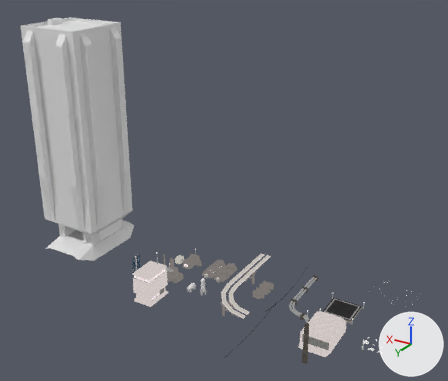
A saved change to the Blender file data_source/models/local_elements.blend.
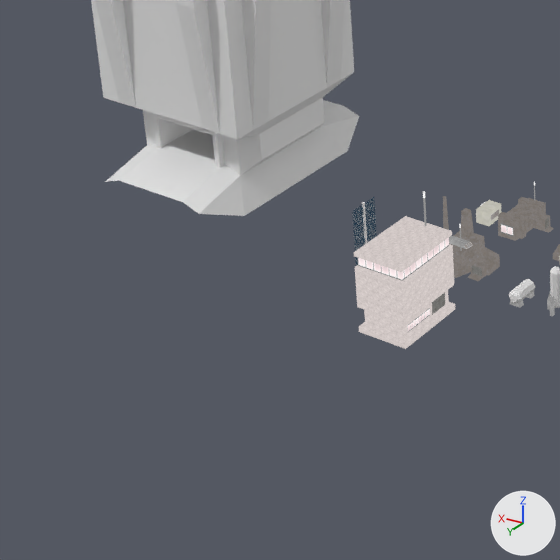
Old and new are each drawn whole from a 50 mm camera at (-82.0, 339.0, 236.0) aimed at (111.0, 17.0, 75.0) and again close up on the part from 2% to 46% of the width and 49% to 100% of the height. Lighting does not change. The marker at lower right points along +X, +Y and +Z. The older version's two pictures come first.

The first close-up shows 'building_0', 'derrick_0', 'habitation_0', 'megabuilding_0', 'solar_tower_0' and 5 more.
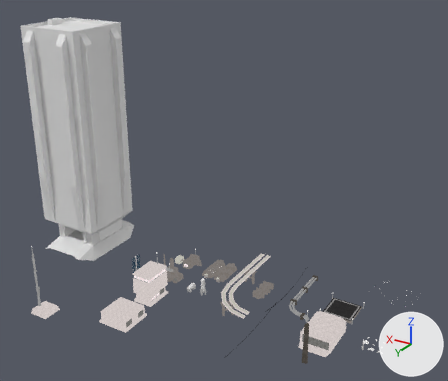
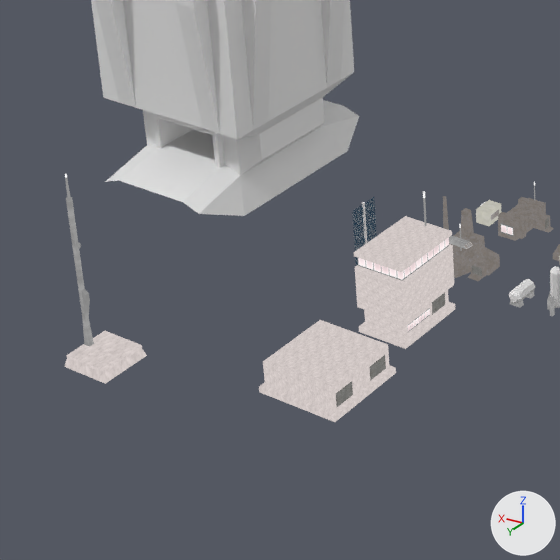
What differs and where, as boxes (x1, y1, x2, y2) in the close-ups (560 x 560 px):
'generic_building_1', added: after (259, 320, 396, 422)
    faces in mat_concrete_light (picture img_concrete_light_png): (259, 320, 396, 422)
    faces in mat_garage_door (picture img_garage_door_png): (336, 355, 386, 407)
'launch_tower_0', added: after (64, 173, 147, 384)
    faces in mat_concrete_light (picture img_concrete_light_png): (64, 331, 147, 384)
    faces in mat_metal_wear_mid (picture img_metal_wear_mid_png): (66, 197, 94, 346)

Patch to the scene script:
```diff
--- a/data_source/models/local_elements.blend.py
+++ b/data_source/models/local_elements.blend.py
@@ me_cube_021 @@
+me_cube_021.from_pydata(...)  # 56 vertices, 53 faces; spans x -6.6..6.6, y -6.6..6.6, z -2.0..46.1
+# faces by material slot: [12, 36, 5]
+me_cube_021.materials.append(mat_concrete_light)  # picture img_concrete_light_png
+me_cube_021.materials.append(mat_metal_wear_mid)  # picture img_metal_wear_mid_png
+me_cube_021.materials.append(mat_antenna)  # picture img_antenna_png
@@ me_cube_017 @@
+me_cube_017.from_pydata(...)  # 56 vertices, 46 faces; spans x -11.0..11.0, y -11.0..11.0, z -2.0..6.0
+# faces by material slot: [38, 2, 6]
+me_cube_017.materials.append(mat_concrete_light)  # picture img_concrete_light_png
+me_cube_017.materials.append(mat_garage_door)  # picture img_garage_door_png
+me_cube_017.materials.append(mat_metal_wear_mid)  # picture img_metal_wear_mid_png
@@ ob_launch_tower_0 @@
+ob_launch_tower_0 = bpy.data.objects.new('launch_tower_0', me_cube_021)
+ob_launch_tower_0.location = (200.0, 100.0, 0.0)
@@ ob_generic_building_1 @@
+ob_generic_building_1 = bpy.data.objects.new('generic_building_1', me_cube_017)
+ob_generic_building_1.location = (150.0, 80.0, 0.0)
```
